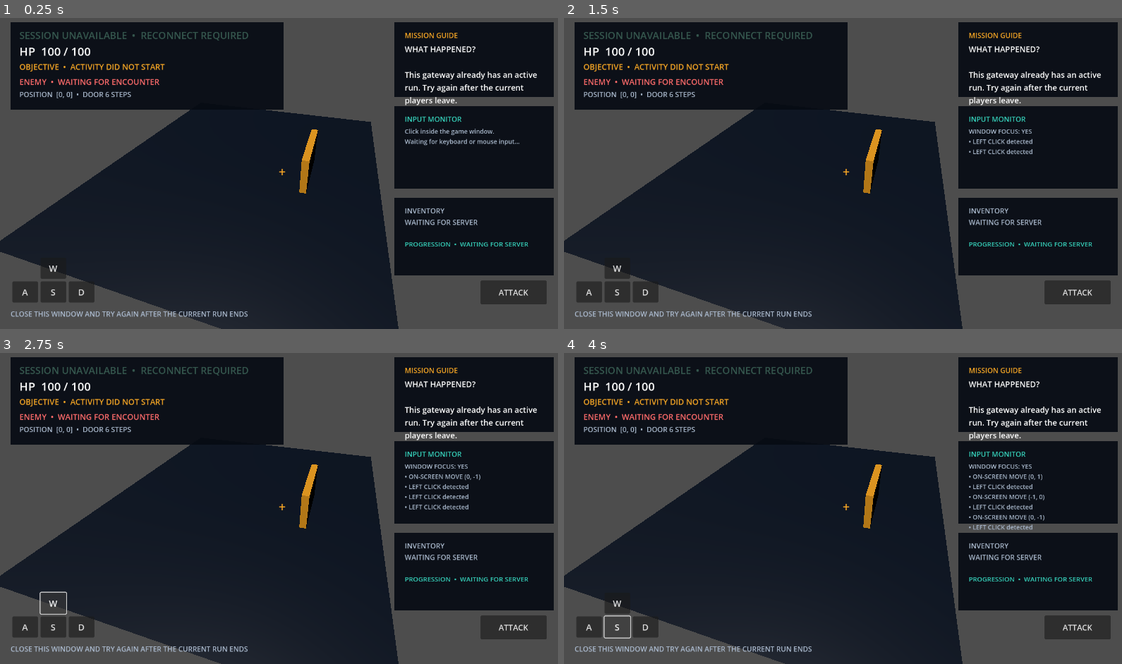
Above: before the commit, frames 1-4 (two rows, left to right).
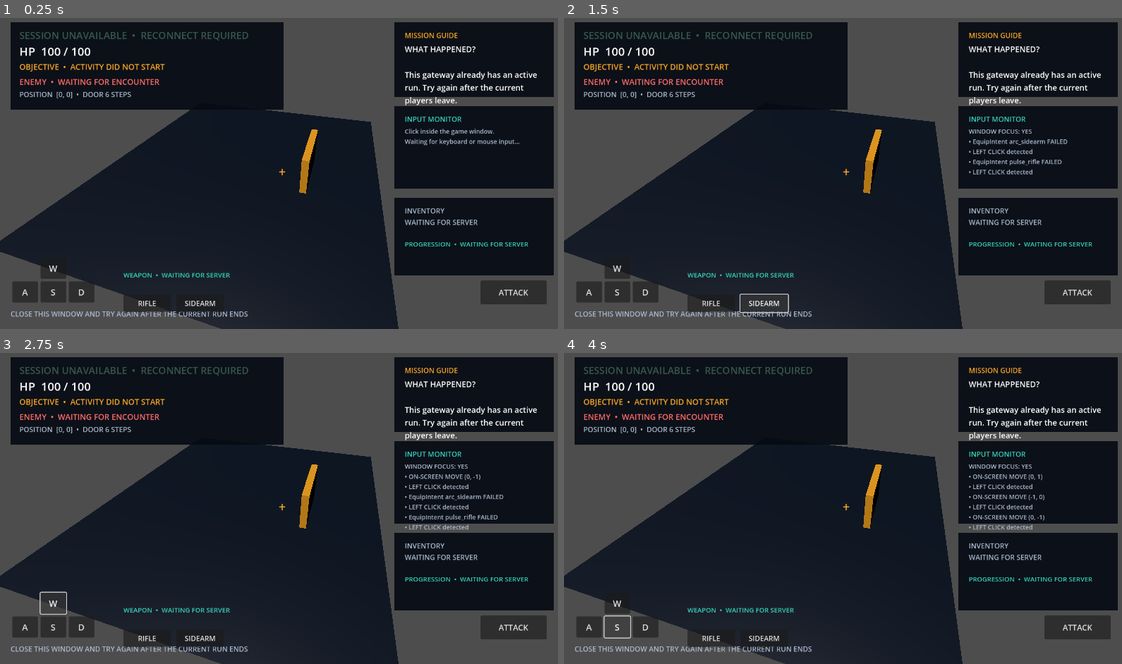
Above: after the commit, the same moments.

Repository: iangama/revenant
Game: Godot game, scene res://main.tscn
The game is run twice, just before and just after one commit, with the same random seed, the same clock (stepped at 60 frames per second) and the same inputs.
Inputs (mouse positions are in pixels of both pictures, inside the frame that each line leads up to):
- Up to frame 1 (0.25 s): no input
- Up to frame 2 (1.5 s): click (709, 304) at 0.5 s, where only the run after the commit has a clickable "RIFLE"; click (764, 304) at 1.25 s, where only the run after the commit has a clickable "SIDEARM"
- Up to frame 3 (2.75 s): click "W" at 2 s
- Up to frame 4 (4 s): click "A" at 2.75 s; click "S" at 3.5 s

The runs differ from the first frame. In frame 1, 0.5% of the frame differs, in the area x 22-42%, y 81-95%; in frame 2, 1.0%, in the area x 22-91%, y 38-96%; in frame 3, 0.9%; in frame 4, 0.5%.

Commit message:
feat: complete M20 authoritative loadout

Diff:
--- a/client/game/main.gd
+++ b/client/game/main.gd
@@ -18,6 +18,8 @@
 var _activity_complete := false
 var _inventory := {}
 var _progression := {"level": 1, "experience": 0, "experience_to_next_level": 500}
+var _equipped_weapon_item_id := "pulse_rifle"
+var _weapon_profiles := {}
 var _camera: Camera3D
 var _door: MeshInstance3D
 var _status_label: Label
@@ -31,6 +33,7 @@
 var _input_log_label: Label
 var _inventory_label: Label
 var _progression_label: Label
+var _equipment_label: Label
 var _input_events: Array[String] = []
 var _attack_requested := false
 var _ui_attack_requested := false
@@ -38,6 +41,7 @@
 var _ui_movement := Vector2.ZERO
 var _movement_buttons: Array[Button] = []
 var _attack_button: Button
+var _weapon_buttons: Array[Button] = []
 
 
 func _ready() -> void:
@@ -152,6 +156,11 @@
 		_fail("expected ProgressionSnapshot")
 		return
 	_apply_progression(progression_snapshot)
+	var equipment_snapshot := await _receive_message(Time.get_ticks_msec() + 5000)
+	if equipment_snapshot.get("type") != "EquipmentSnapshot":
+		_fail("expected EquipmentSnapshot")
+		return
+	_apply_equipment_snapshot(equipment_snapshot)
 	_status_label.text = "CONNECTED  •  RELAY-HUB"
 	_controls_label.text = "WAITING FOR THE RELAY ACTIVITY..."
 	_set_guidance("GETTING READY", "The server is preparing your encounter. This should take only a moment.")
@@ -445,6 +454,8 @@
 			_apply_loot_grant(message)
 		"ProgressionGranted":
 			_apply_progression(message)
+		"EquipmentChanged":
+			_apply_equipment_change(message)
 		_:
 			_fail("unexpected manual gameplay message: %s" % message.get("type"))
 
@@ -554,6 +565,34 @@
 	]
 
 
+func _apply_equipment_snapshot(message: Dictionary) -> void:
+	_weapon_profiles.clear()
+	for weapon in message.get("weapons", []):
+		_weapon_profiles[weapon.get("item_id", "unknown")] = weapon
+	_equipped_weapon_item_id = message.get("equipped_weapon_item_id", "pulse_rifle")
+	_update_equipment_hud()
+
+
+func _apply_equipment_change(message: Dictionary) -> void:
+	if not message.get("accepted", false):
+		_status_label.text = "EQUIP REJECTED  •  %s" % message.get("message", "SERVER REJECTED ITEM")
+		return
+	_equipped_weapon_item_id = message.get("equipped_weapon_item_id", _equipped_weapon_item_id)
+	_update_equipment_hud()
+	_status_label.text = "WEAPON EQUIPPED  •  %s" % _equipped_weapon_item_id.replace("_", " ").to_upper()
+	print("authoritative weapon equipped: %s" % _equipped_weapon_item_id)
+
+
+func _update_equipment_hud() -> void:
+	var profile: Dictionary = _weapon_profiles.get(_equipped_weapon_item_id, {})
+	_equipment_label.text = "WEAPON  •  %s\nDMG %d  RANGE %d  COOLDOWN %d MS" % [
+		_equipped_weapon_item_id.replace("_", " ").to_upper(),
+		profile.get("damage", 0),
+		profile.get("range", 0),
+		profile.get("cooldown_ms", 0),
+	]
+
+
 func _set_door_open(open: bool) -> void:
 	_door.visible = not open
 	_status_label.text = "RELAY CORE OPEN  •  WARDEN INBOUND" if open else "RELAY CORE SEALED"
@@ -637,6 +676,8 @@
 	_inventory_label.size = Vector2(314, 82)
 	_progression_label = _hud_label(canvas, Vector2(918, 516), 15, Color("35d0ba"), "PROGRESSION  •  WAITING FOR SERVER")
 	_progression_label.size = Vector2(314, 58)
+	_equipment_label = _hud_label(canvas, Vector2(280, 586), 15, Color("35d0ba"), "WEAPON  •  WAITING FOR SERVER")
+	_equipment_label.size = Vector2(360, 54)
 
 	_create_control_button(canvas, "W", Vector2(92, 558), Vector2(58, 48), Vector2(0, -1))
 	_create_control_button(canvas, "A", Vector2(28, 612), Vector2(58, 48), Vector2(-1, 0))
@@ -649,6 +690,8 @@
 	_attack_button.add_theme_font_size_override("font_size", 18)
 	_attack_button.pressed.connect(_request_ui_attack)
 	canvas.add_child(_attack_button)
+	_create_weapon_button(canvas, "RIFLE", "pulse_rifle", Vector2(280, 642))
+	_create_weapon_button(canvas, "SIDEARM", "arc_sidearm", Vector2(400, 642))
 
 
 func _hud_label(parent: Node, position: Vector2, size: int, color: Color, text: String) -> Label:
@@ -688,9 +731,31 @@
 	_append_input_log("ON-SCREEN ATTACK detected")
 
 
+func _create_weapon_button(parent: Node, text: String, item_id: String, position: Vector2) -> void:
+	var button := Button.new()
+	button.text = text
+	button.position = position
+	button.size = Vector2(108, 40)
+	button.pressed.connect(_request_weapon.bind(item_id))
+	parent.add_child(button)
+	_weapon_buttons.append(button)
+
+
+func _request_weapon(item_id: String) -> void:
+	var sent := _send_message({"type": "EquipIntent", "item_id": item_id})
+	_append_input_log("EquipIntent %s %s" % [item_id, "sent" if sent else "FAILED"])
+
+
 func _drive_manual_activity() -> void:
 	await get_tree().create_timer(0.2).timeout
-	for _attack_index in range(3):
+	_request_weapon("arc_sidearm")
+	var equip_deadline := Time.get_ticks_msec() + 2000
+	while _equipped_weapon_item_id != "arc_sidearm" and Time.get_ticks_msec() < equip_deadline:
+		await get_tree().process_frame
+	if _equipped_weapon_item_id != "arc_sidearm":
+		_driver_fail("sidearm did not equip through the on-screen loadout control")
+		return
+	for _attack_index in range(4):
 		_request_ui_attack()
 		await get_tree().create_timer(0.35).timeout
 	var deadline := Time.get_ticks_msec() + 3000
@@ -720,7 +785,7 @@
 	if _current_enemy_id == 0:
 		_driver_fail("Warden did not spawn after manual movement")
 		return
-	for _attack_index in range(3):
+	for _attack_index in range(5):
 		_request_ui_attack()
 		await get_tree().create_timer(0.35).timeout
 	deadline = Time.get_ticks_msec() + 3000
@@ -779,8 +844,10 @@
 		or _input_log_label == null
 		or _inventory_label == null
 		or _progression_label == null
+		or _equipment_label == null
 		or _movement_buttons.size() != 4
 		or _attack_button == null
+		or _weapon_buttons.size() != 2
 		or _crosshair.mouse_filter != Control.MOUSE_FILTER_IGNORE
 	):
 		_fail("M17 playable scene composition is incomplete")
@@ -793,6 +860,7 @@
 	print("M17 playable slice validated: camera, HUD, movement, aiming and attack inputs are ready")
 	print("M18 inventory HUD validated: authoritative snapshot and loot presentation are ready")
 	print("M19 progression HUD validated: authoritative experience and level presentation are ready")
+	print("M20 loadout HUD validated: authoritative weapon selection and profiles are ready")
 	get_tree().quit(0)
 
 
Not shown, changed: AGENTS.md
Not shown, changed: README.md
Not shown, changed: docs/architecture/overview.md
Not shown, added: docs/milestones/M20-authoritative-loadout.md
Not shown, changed: docs/protocol/README.md
Not shown, changed: runtime/combat/src/lib.rs
Not shown, changed: runtime/compatibility/src/lib.rs
Not shown, changed: runtime/gateway/src/lib.rs
Not shown, changed: runtime/inventory/src/lib.rs
Not shown, added: runtime/persistence/migrations/0005_equipment_loadouts.sql
Not shown, changed: runtime/persistence/src/bin/persistence-check.rs
Not shown, changed: runtime/persistence/src/lib.rs
(and 6 more such lines)
